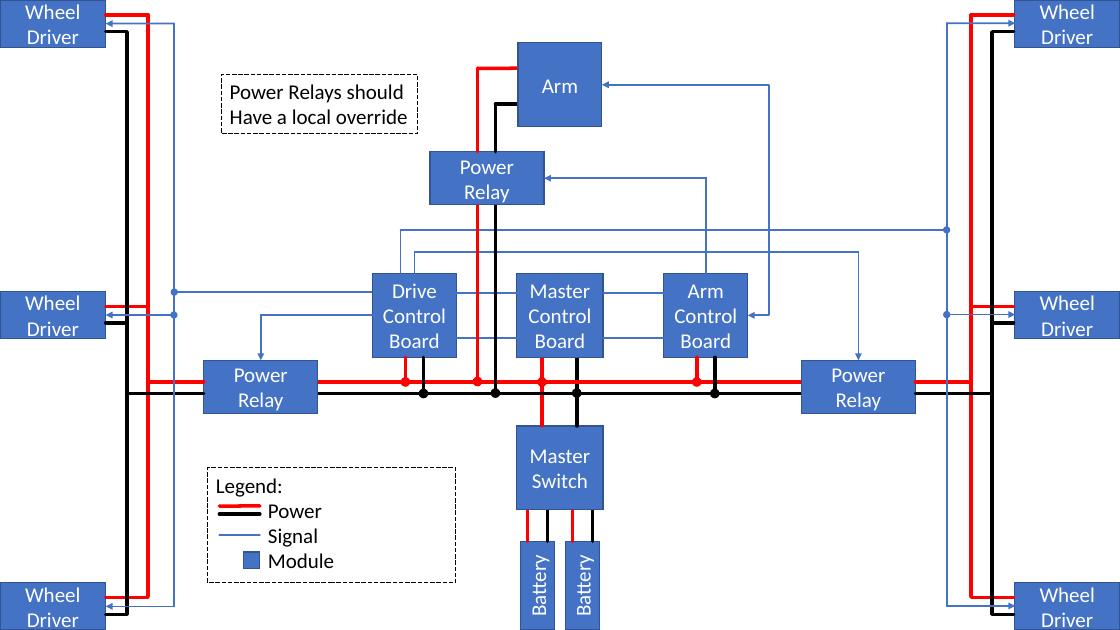
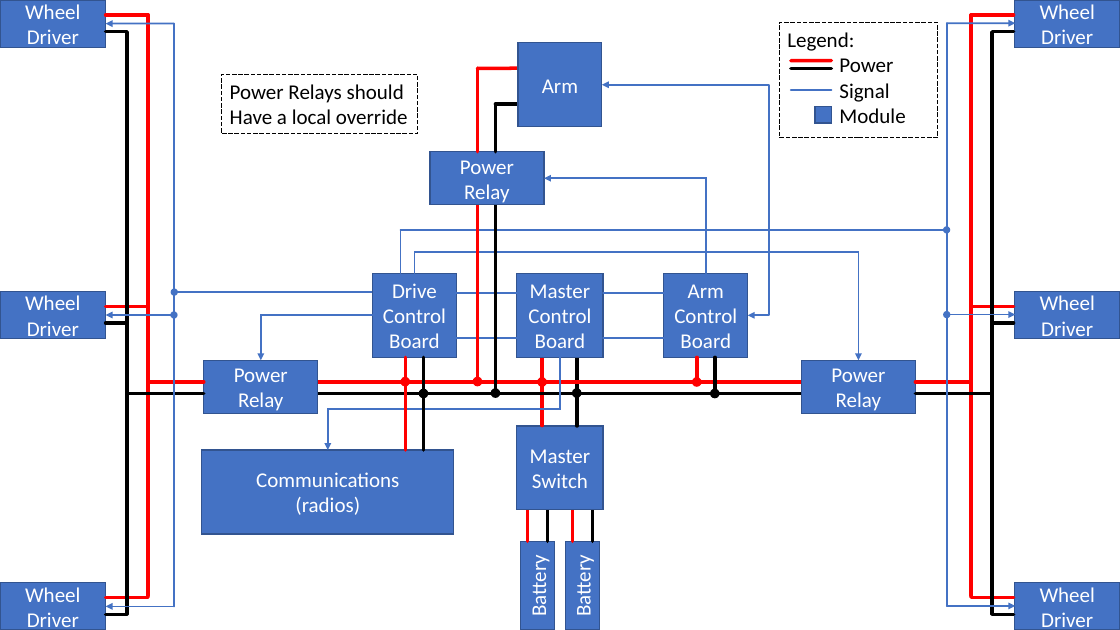
Before and after one commit to ISU-MAVRIC/MAVRIC-Systems, a slide deck: slide 1 of Electrical Design/System.pptx. Drawn at 1120x630 pixels with LibreOffice and Linux fonts; fonts in the diff are those of the drawing. Boxes give left, top, right and bottom in pixels: in the first picture for what was removed or moved away, otherwise in the second. Text is boxed around its words. In the diff, an @@ line names an element or a change of style, - is before the commit and + after.

Commit message:
Added radios to the preliminary System Architecture

```diff
--- a/Electrical Design/System.pptx
+++ b/Electrical Design/System.pptx
@@ rectangle "Legend:": place and size @@
-rectangle "Legend:" at (208, 468, 456, 583)
+rectangle "Legend:" at (779, 23, 938, 138)
@@ 3 lines, 1 rectangle: place and size @@
-3 lines, 1 rectangle at (219, 506, 260, 568)
+3 lines, 1 rectangle at (791, 60, 832, 123)
@@ elbow arrow added from (560, 357) to (328, 450), #4472C4 1.5 pt @@
@@ line added from (406, 450) to (406, 381), #FF0000 3 pt @@
@@ line added from (423, 394) to (423, 450), #000000 3 pt @@
@@ rectangle added at (202, 450, 454, 534), fill #4472C4, outline #325491 1 pt, 18 pt, text #FFFFFF @@
+Communications
+(radios)
```
Also in this commit, not shown: 1 other file.
